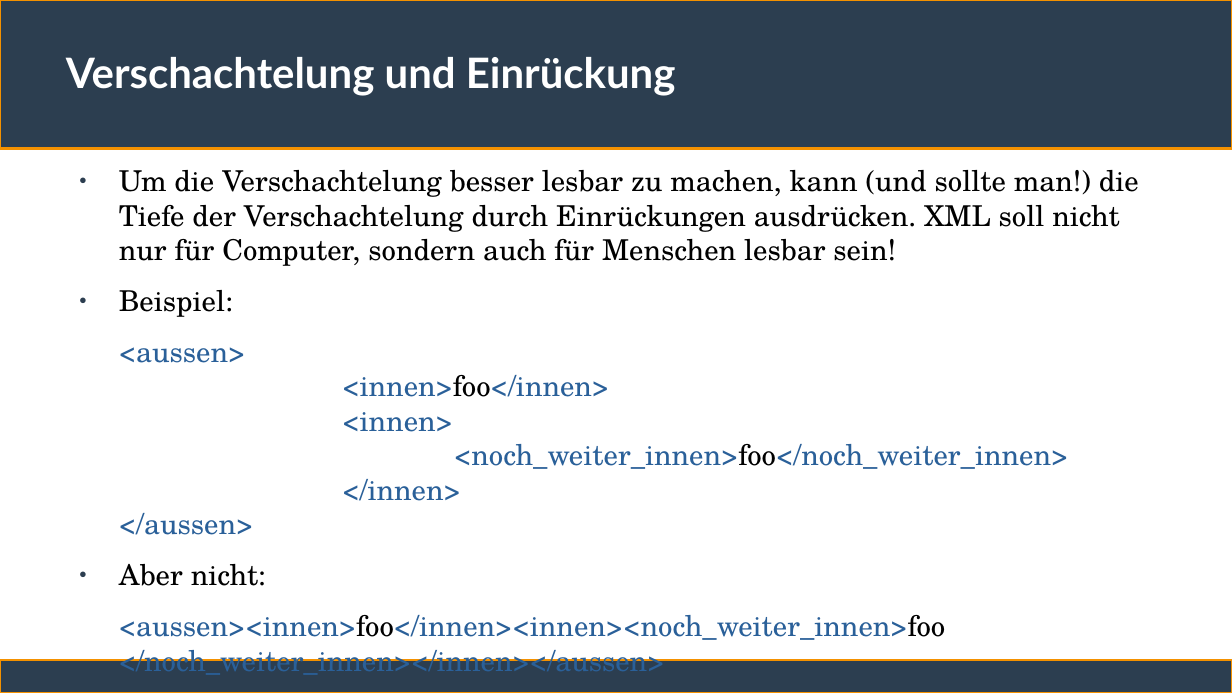
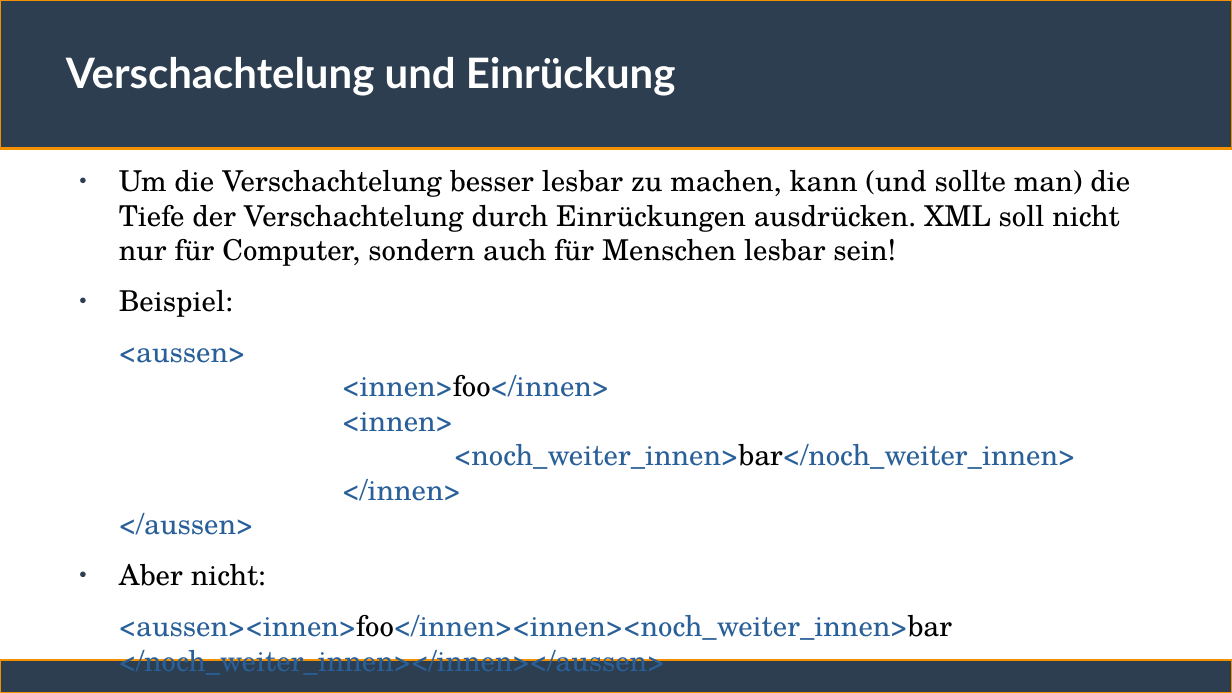
Before and after one commit to ChristianSonderUniSG/xml-kurs, a slide deck: slide 21 of sitzung_1/sitzung_1.odp. Drawn at 1232x693 pixels with LibreOffice and Linux fonts; fonts in the diff are those of the drawing. Boxes give left, top, right and bottom in pixels: in the first picture for what was removed or moved away, otherwise in the second. Text is boxed around its words. In the diff, an @@ line names an element or a change of style, - is before the commit and + after.

```diff
--- a/sitzung_1/sitzung_1.odp
+++ b/sitzung_1/sitzung_1.odp
@@ text at bbox=[119, 170, 1130, 266]: text changed @@
-● Um die Verschachtelung besser lesbar zu machen, kann (und sollte man!) die Tiefe der Verschachtelung durch Einrückungen ausdrücken. XML soll nicht nur für Computer, sondern auch für Menschen lesbar sein!
+● Um die Verschachtelung besser lesbar zu machen, kann (und sollte man) die Tiefe der Verschachtelung durch Einrückungen ausdrücken. XML soll nicht nur für Computer, sondern auch für Menschen lesbar sein!
@@ text at bbox=[119, 347, 1075, 501]: text changed @@
-<aussen>
-<innen>foo</innen>
-<innen>
-<noch_weiter_innen>foo</noch_weiter_innen>
-</innen>
-</aussen>
+<aussen>
+<innen>foo</innen>
+<innen>
+<noch_weiter_innen>bar</noch_weiter_innen>
+</innen>
+</aussen>
@@ text at bbox=[119, 615, 952, 679]: text changed @@
-<aussen><innen>foo</innen><innen><noch_weiter_innen>foo
-</noch_weiter_innen></innen></aussen>
+<aussen><innen>foo</innen><innen><noch_weiter_innen>bar
+</noch_weiter_innen></innen></aussen>
```
Also in this commit, not shown: 16 other slides changed, 1 other file.
